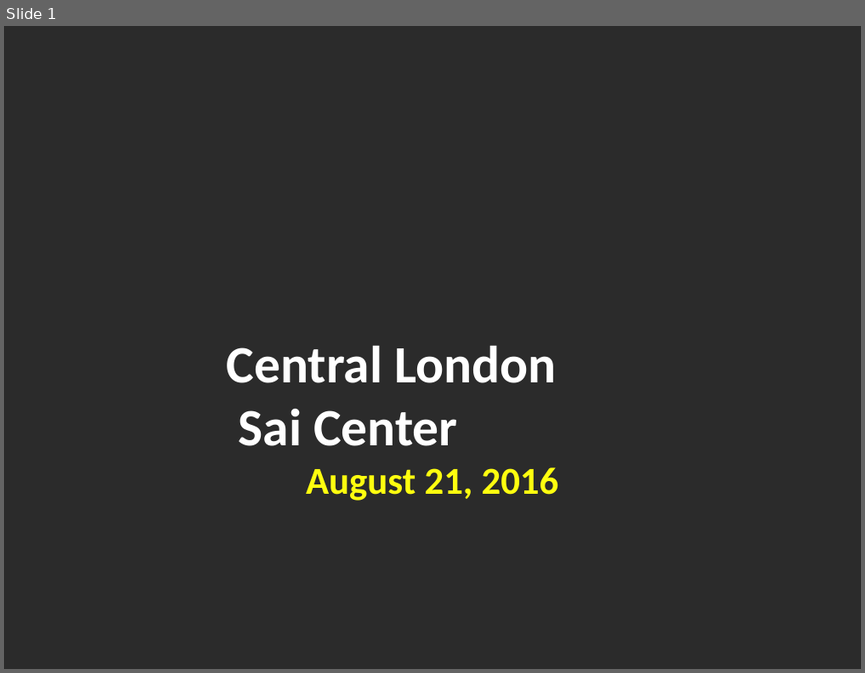
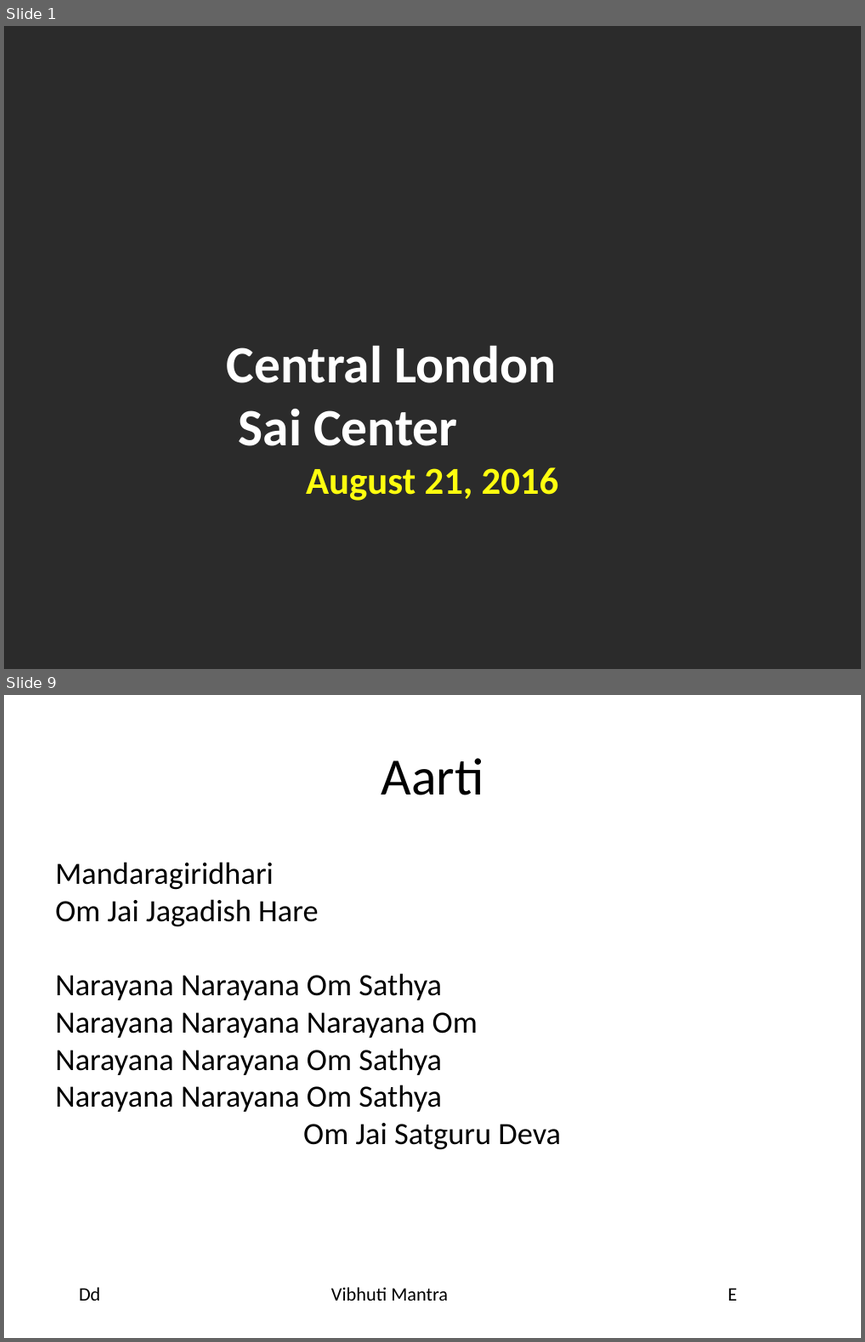
Before and after one commit to riteshreddyr/bhajanpresentationmaker, a slide deck: generated_ppts/bhajans.pptx. Shown one above the other, each under a label of ours: slide 1 before the commit, slides 1 and 9 after it; the slides between them are not shown. The pictures are 865x673 and 865x1342 pixels, drawn with LibreOffice and Linux fonts; fonts in the diff are those of the drawing; background and template pictures are left out; a plain dark background stands for a picture behind light text. Boxes give left, top, right and bottom in pixels: in the first picture for what was removed or moved away, otherwise in the second. Text is boxed around its words. In the diff, an @@ line names an element or a change of style, - is before the commit and + after.

```diff
--- a/generated_ppts/bhajans.pptx
+++ b/generated_ppts/bhajans.pptx
@@ slide 9 added at (4, 695, 861, 1338), background #FFFFFF @@
@@ title added at (381, 758, 483, 795), 44 pt, text #000000 @@
+Aarti
@@ text added at (55, 862, 561, 1150), 26 pt, text #000000 @@
+Mandaragiridhari
+Om Jai Jagadish Hare
+Narayana Narayana Om Sathya
+Narayana Narayana Narayana Om
+Narayana Narayana Om Sathya
+Narayana Narayana Om Sathya
+Om Jai Satguru Deva
@@ text added at (79, 1287, 100, 1300), 16 pt, text #000000 @@
+Dd
@@ text added at (331, 1287, 448, 1300), 16 pt, text #000000 @@
+Vibhuti Mantra
@@ text added at (727, 1287, 737, 1300), 16 pt, text #000000 @@
+E
```
Also in this commit, not shown: 1 slide changed, 7 other slides added, 5 other files.
